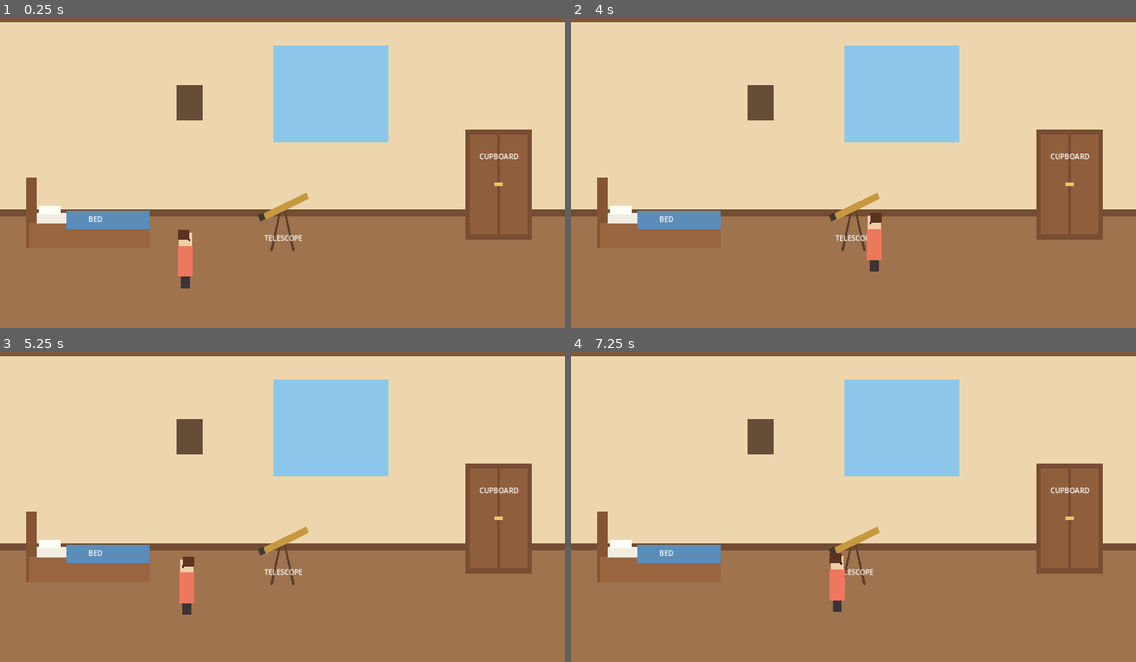
Above: before the commit, frames 1-4 (two rows, left to right).
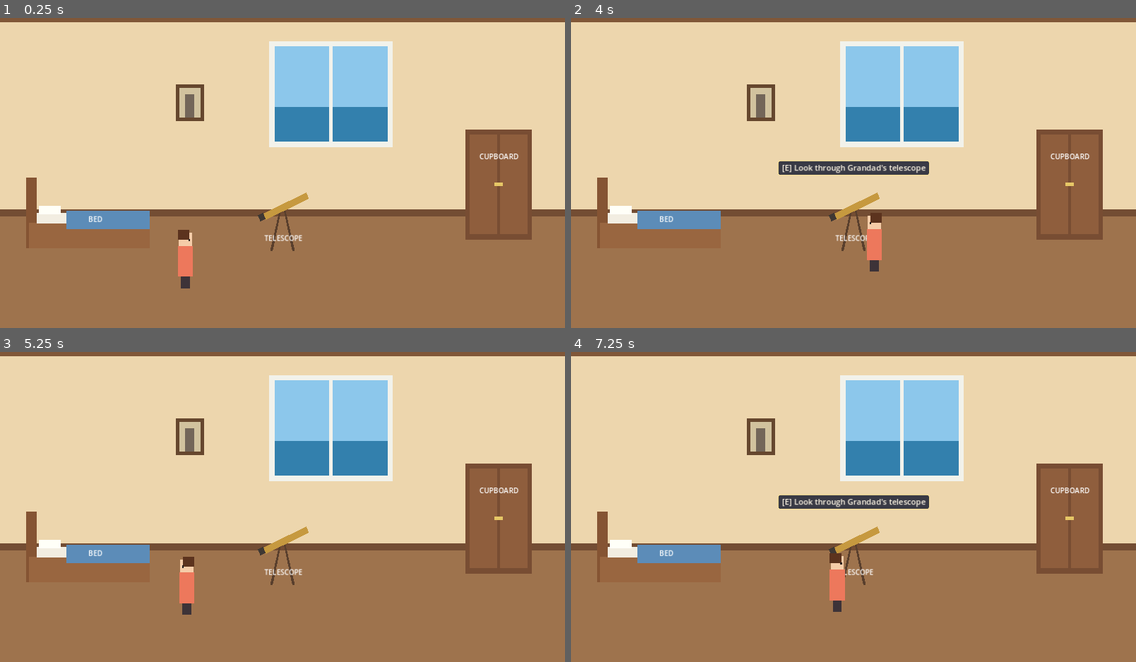
Above: after the commit, the same moments.

Repository: samjm000/Fellwell_island
Game: Godot game, scene res://scenes/rooms/stellas_room.tscn
Two runs of this game, one before a commit and one after it. Both use one fixed random seed, a clock stepped at 60 frames per second and the inputs below.
Inputs:
- Up to frame 1 (0.25 s): no input
- Up to frame 2 (4 s): tap Enter at 0.5 s; hold D (move_right) 0.53-1.28 s; hold E (interact, bound only after the commit) 0.53-1.28 s; hold S (move_down) 1.28-2.03 s; tap E (interact, bound only after the commit) at 1.35, 2.85 s; tap Space at 2 s; hold D (move_right) 2.03-2.78 s; hold E (interact, bound only after the commit) 2.03-2.78 s; hold W (move_up) 2.78-3.53 s; hold A (move_left) from 3.53 s (still down); hold E (interact, bound only after the commit) from 3.53 s (still down)
- Up to frame 3 (5.25 s): release E (interact, bound only after the commit) at 4.28 s; tap E (interact, bound only after the commit) at 4.35 s; release A (move_left) at 5.03 s; hold S (move_down) from 5.03 s (still down); hold E (interact, bound only after the commit) from 5.03 s (still down)
- Up to frame 4 (7.25 s): release S (move_down) at 5.78 s; release E (interact, bound only after the commit) at 5.78 s; hold D (move_right) 5.78-6.53 s; tap E (interact, bound only after the commit) at 5.85 s; hold W (move_up) from 6.53 s (still down); hold E (interact, bound only after the commit) from 6.53 s (still down)

The runs differ from the first frame. In frame 1, 4.1% of the frame differs, in the area x 31-70%, y 7-42%; in frame 2, 5.3%, in the area x 31-70%, y 7-51%; in frame 3, 4.1%; in frame 4, 5.3%.

Commit message:
feat: add reusable interaction system
Interactable (Area2D base class + scene) exposes interaction_name,
interaction_prompt, priority and interact(actor). Stella carries an
InteractionDetector that focuses the highest-priority, nearest valid
interactable; a floating prompt follows focus via signals. Bed, telescope,
cupboard, window and photograph are now interactables.

Co-Authored-By: Claude Opus 5.5 <noreply@anthropic.com>

Diff:
--- a/project.godot
+++ b/project.godot
@@ -49,6 +49,14 @@
 Object(InputEventKey,"resource_local_to_scene":false,"resource_name":"","device":-1,"window_id":0,"alt_pressed":false," …(184 unchanged characters)…
 ]
 }
+interact={
+"deadzone": 0.5,
+"events": [Object(InputEventKey,"resource_local_to_scene":false,"resource_name":"","device":-1,"window_id":0,"alt_pressed":false,"shift_pressed":false,"ctrl_pressed":false,"meta_pressed":false,"pressed":false,"keycode":0,"physical_keycode":69,"key_label":0,"unicode":0,"location":0,"echo":false,"script":null),
+Object(InputEventKey,"resource_local_to_scene":false,"resource_name":"","device":-1,"window_id":0,"alt_pressed":false,"shift_pressed":false,"ctrl_pressed":false,"meta_pressed":false,"pressed":false,"keycode":0,"physical_keycode":32,"key_label":0,"unicode":0,"location":0,"echo":false,"script":null),
+Object(InputEventKey,"resource_local_to_scene":false,"resource_name":"","device":-1,"window_id":0,"alt_pressed":false,"shift_pressed":false,"ctrl_pressed":false,"meta_pressed":false,"pressed":false,"keycode":0,"physical_keycode":4194309,"key_label":0,"unicode":0,"location":0,"echo":false,"script":null),
+Object(InputEventKey,"resource_local_to_scene":false,"resource_name":"","device":-1,"window_id":0,"alt_pressed":false,"shift_pressed":false,"ctrl_pressed":false,"meta_pressed":false,"pressed":false,"keycode":0,"physical_keycode":4194310,"key_label":0,"unicode":0,"location":0,"echo":false,"script":null)
+]
+}
 
 [layer_names]
 
--- a/scenes/characters/stella.tscn
+++ b/scenes/characters/stella.tscn
@@ -1,9 +1,13 @@
 [gd_scene format=3]
 
 [ext_resource type="Script" path="res://scripts/characters/stella.gd" id="1_stella"]
+[ext_resource type="Script" path="res://scripts/interactables/interaction_detector.gd" id="2_detector"]
 
 [sub_resource type="RectangleShape2D" id="RectangleShape2D_feet"]
 size = Vector2(30, 14)
+
+[sub_resource type="RectangleShape2D" id="RectangleShape2D_reach"]
+size = Vector2(70, 40)
 
 [node name="Stella" type="CharacterBody2D" groups=["player"]]
 collision_layer = 2
@@ -55,3 +59,14 @@
 offset_bottom = -107.0
 mouse_filter = 2
 color = Color(0.15, 0.12, 0.12, 1)
+
+[node name="InteractionDetector" type="Area2D" parent="."]
+unique_name_in_owner = true
+collision_layer = 0
+collision_mask = 4
+monitorable = false
+script = ExtResource("2_detector")
+
+[node name="Reach" type="CollisionShape2D" parent="InteractionDetector"]
+position = Vector2(0, -12)
+shape = SubResource("RectangleShape2D_reach")
--- a/scenes/interactables/bed.tscn
+++ b/scenes/interactables/bed.tscn
@@ -1,9 +1,21 @@
 [gd_scene format=3]
+
+[ext_resource type="PackedScene" path="res://scenes/interactables/interactable.tscn" id="1_base"]
+
+[sub_resource type="RectangleShape2D" id="RectangleShape2D_reach"]
+size = Vector2(300, 130)
 
 [sub_resource type="RectangleShape2D" id="RectangleShape2D_footprint"]
 size = Vector2(270, 60)
 
-[node name="Bed" type="Node2D"]
+[node name="Bed" instance=ExtResource("1_base")]
+interaction_name = "Bed"
+interaction_prompt = "Look at"
+prompt_offset = Vector2(0, -190)
+
+[node name="Reach" type="CollisionShape2D" parent="."]
+position = Vector2(0, 0)
+shape = SubResource("RectangleShape2D_reach")
 
 [node name="Body" type="StaticBody2D" parent="."]
 
--- a/scenes/interactables/cupboard.tscn
+++ b/scenes/interactables/cupboard.tscn
@@ -1,9 +1,21 @@
 [gd_scene format=3]
+
+[ext_resource type="PackedScene" path="res://scenes/interactables/interactable.tscn" id="1_base"]
+
+[sub_resource type="RectangleShape2D" id="RectangleShape2D_reach"]
+size = Vector2(190, 110)
 
 [sub_resource type="RectangleShape2D" id="RectangleShape2D_footprint"]
 size = Vector2(150, 46)
 
-[node name="Cupboard" type="Node2D"]
+[node name="Cupboard" instance=ExtResource("1_base")]
+interaction_name = "Cupboard"
+interaction_prompt = "Open"
+prompt_offset = Vector2(0, -275)
+
+[node name="Reach" type="CollisionShape2D" parent="."]
+position = Vector2(0, 10)
+shape = SubResource("RectangleShape2D_reach")
 
 [node name="Body" type="StaticBody2D" parent="."]
 
--- /dev/null
+++ b/scenes/interactables/interactable.tscn
@@ -0,0 +1,9 @@
+[gd_scene format=3]
+
+[ext_resource type="Script" path="res://scripts/interactables/interactable.gd" id="1_interactable"]
+
+[node name="Interactable" type="Area2D"]
+collision_layer = 4
+collision_mask = 0
+monitoring = false
+script = ExtResource("1_interactable")
--- a/scenes/interactables/telescope.tscn
+++ b/scenes/interactables/telescope.tscn
@@ -1,9 +1,21 @@
 [gd_scene format=3]
+
+[ext_resource type="PackedScene" path="res://scenes/interactables/interactable.tscn" id="1_base"]
+
+[sub_resource type="RectangleShape2D" id="RectangleShape2D_reach"]
+size = Vector2(150, 110)
 
 [sub_resource type="RectangleShape2D" id="RectangleShape2D_footprint"]
 size = Vector2(56, 20)
 
-[node name="Telescope" type="Node2D"]
+[node name="Telescope" instance=ExtResource("1_base")]
+interaction_name = "Grandad's telescope"
+interaction_prompt = "Look through"
+prompt_offset = Vector2(0, -170)
+
+[node name="Reach" type="CollisionShape2D" parent="."]
+position = Vector2(0, 0)
+shape = SubResource("RectangleShape2D_reach")
 
 [node name="Body" type="StaticBody2D" parent="."]
 
--- a/scenes/rooms/stellas_room.tscn
+++ b/scenes/rooms/stellas_room.tscn
@@ -4,6 +4,9 @@
 [ext_resource type="PackedScene" path="res://scenes/interactables/bed.tscn" id="2_bed"]
 [ext_resource type="PackedScene" path="res://scenes/interactables/telescope.tscn" id="3_telescope"]
 [ext_resource type="PackedScene" path="res://scenes/interactables/cupboard.tscn" id="4_cupboard"]
+[ext_resource type="PackedScene" path="res://scenes/interactables/interactable.tscn" id="5_interactable"]
+[ext_resource type="Script" path="res://scripts/rooms/stellas_room.gd" id="6_room"]
+[ext_resource type="PackedScene" path="res://scenes/ui/interaction_prompt.tscn" id="7_prompt"]
 
 [sub_resource type="RectangleShape2D" id="RectangleShape2D_horizontal"]
 size = Vector2(1280, 60)
@@ -11,7 +14,14 @@
 [sub_resource type="RectangleShape2D" id="RectangleShape2D_vertical"]
 size = Vector2(60, 400)
 
+[sub_resource type="RectangleShape2D" id="RectangleShape2D_window_reach"]
+size = Vector2(220, 70)
+
+[sub_resource type="RectangleShape2D" id="RectangleShape2D_photo_reach"]
+size = Vector2(100, 70)
+
 [node name="StellasRoom" type="Node2D"]
+script = ExtResource("6_room")
 
 [node name="Background" type="Node2D" parent="."]
 
@@ -41,21 +51,85 @@
 mouse_filter = 2
 color = Color(0.45, 0.3, 0.2, 1)
 
-[node name="PlaceholderWindow" type="ColorRect" parent="Background"]
-offset_left = 620.0
-offset_top = 80.0
-offset_right = 880.0
-offset_bottom = 300.0
+[node name="WallObjects" type="Node2D" parent="."]
+
+[node name="Window" parent="WallObjects" instance=ExtResource("5_interactable")]
+position = Vector2(750, 480)
+interaction_name = "Window"
+prompt_offset = Vector2(0, -170)
+
+[node name="Reach" type="CollisionShape2D" parent="WallObjects/Window"]
+position = Vector2(0, 10)
+shape = SubResource("RectangleShape2D_window_reach")
+
+[node name="Visual" type="Node2D" parent="WallObjects/Window"]
+
+[node name="PlaceholderFrame" type="ColorRect" parent="WallObjects/Window/Visual"]
+offset_left = -140.0
+offset_top = -410.0
+offset_right = 140.0
+offset_bottom = -170.0
+mouse_filter = 2
+color = Color(0.95, 0.95, 0.92, 1)
+
+[node name="PlaceholderSky" type="ColorRect" parent="WallObjects/Window/Visual"]
+offset_left = -128.0
+offset_top = -398.0
+offset_right = 128.0
+offset_bottom = -260.0
 mouse_filter = 2
 color = Color(0.55, 0.78, 0.92, 1)
 
-[node name="PlaceholderPhotograph" type="ColorRect" parent="Background"]
-offset_left = 400.0
-offset_top = 170.0
-offset_right = 460.0
-offset_bottom = 250.0
+[node name="PlaceholderSea" type="ColorRect" parent="WallObjects/Window/Visual"]
+offset_left = -128.0
+offset_top = -260.0
+offset_right = 128.0
+offset_bottom = -182.0
 mouse_filter = 2
-color = Color(0.4, 0.3, 0.22, 1)
+color = Color(0.2, 0.5, 0.68, 1)
+
+[node name="PlaceholderMullion" type="ColorRect" parent="WallObjects/Window/Visual"]
+offset_left = -4.0
+offset_top = -398.0
+offset_right = 4.0
+offset_bottom = -182.0
+mouse_filter = 2
+color = Color(0.95, 0.95, 0.92, 1)
+
+[node name="Photograph" parent="WallObjects" instance=ExtResource("5_interactable")]
+position = Vector2(430, 480)
+interaction_name = "Grandad's photograph"
+prompt_offset = Vector2(0, -330)
+
+[node name="Reach" type="CollisionShape2D" parent="WallObjects/Photograph"]
+position = Vector2(0, 10)
+shape = SubResource("RectangleShape2D_photo_reach")
+
+[node name="Visual" type="Node2D" parent="WallObjects/Photograph"]
+
+[node name="PlaceholderFrame" type="ColorRect" parent="WallObjects/Photograph/Visual"]
+offset_left = -32.0
+offset_top = -312.0
+offset_right = 32.0
+offset_bottom = -228.0
+mouse_filter = 2
+color = Color(0.4, 0.28, 0.18, 1)
+
+[node name="PlaceholderPicture" type="ColorRect" parent="WallObjects/Photograph/Visual"]
+offset_left = -24.0
+offset_top = -304.0
+offset_right = 24.0
+offset_bottom = -236.0
+mouse_filter = 2
+color = Color(0.82, 0.76, 0.62, 1)
+
+[node name="PlaceholderGrandad" type="ColorRect" parent="WallObjects/Photograph/Visual"]
+offset_left = -10.0
+offset_top = -290.0
+offset_right = 10.0
+offset_bottom = -236.0
+mouse_filter = 2
+color = Color(0.45, 0.4, 0.35, 1)
 
 [node name="RoomBounds" type="StaticBody2D" parent="."]
 
@@ -88,4 +162,10 @@
 position = Vector2(1130, 520)
 
 [node name="Stella" parent="Objects" instance=ExtResource("1_stella")]
+unique_name_in_owner = true
 position = Vector2(420, 630)
+
+[node name="UI" type="CanvasLayer" parent="."]
+
+[node name="InteractionPrompt" parent="UI" instance=ExtResource("7_prompt")]
+unique_name_in_owner = true
--- /dev/null
+++ b/scenes/ui/interaction_prompt.tscn
@@ -0,0 +1,30 @@
+[gd_scene format=3]
+
+[ext_resource type="Script" path="res://scripts/ui/interaction_prompt.gd" id="1_prompt"]
+
+[sub_resource type="StyleBoxFlat" id="StyleBoxFlat_bubble"]
+content_margin_left = 10.0
+content_margin_top = 4.0
+content_margin_right = 10.0
+content_margin_bottom = 4.0
+bg_color = Color(0.1, 0.12, 0.2, 0.85)
+border_width_left = 2
+border_width_top = 2
+border_width_right = 2
+border_width_bottom = 2
+border_color = Color(0.96, 0.87, 0.6, 1)
+corner_radius_top_left = 6
+corner_radius_top_right = 6
+corner_radius_bottom_right = 6
+corner_radius_bottom_left = 6
+
+[node name="InteractionPrompt" type="PanelContainer"]
+mouse_filter = 2
+theme_override_styles/panel = SubResource("StyleBoxFlat_bubble")
+script = ExtResource("1_prompt")
+
+[node name="Label" type="Label" parent="."]
+unique_name_in_owner = true
+theme_override_colors/font_color = Color(1, 0.97, 0.9, 1)
+theme_override_font_sizes/font_size = 18
+text = "[E] Look at Thing"
--- a/scripts/characters/stella.gd
+++ b/scripts/characters/stella.gd
@@ -6,6 +6,12 @@
 ## slower vertical component so moving up/down reads as stepping into or out of the
 ## room (depth) rather than climbing. The node's origin is at her feet so Y-sorting
 ## against furniture works.
+##
+## Stella never inspects what she is interacting with: her InteractionDetector picks
+## the focused Interactable and she simply calls into it.
+
+## Re-emitted from the detector so UI can follow focus without reaching into Stella.
+signal focused_interactable_changed(interactable: Interactable)
 
 @export var walk_speed: float = 240.0
 ## Multiplier applied to vertical movement to sell the side-on perspective.
@@ -16,6 +22,11 @@
 var facing: float = 1.0
 
 @onready var _visual: Node2D = %Visual
+@onready var _interaction_detector: InteractionDetector = %InteractionDetector
+
+
+func _ready() -> void:
+	_interaction_detector.focused_changed.connect(focused_interactable_changed.emit)
 
 
 func _physics_process(delta: float) -> void:
@@ -28,3 +39,8 @@
 	if not is_zero_approx(input_direction.x):
 		facing = signf(input_direction.x)
 		_visual.scale.x = facing
+
+
+func _unhandled_input(event: InputEvent) -> void:
+	if event.is_action_pressed("interact") and _interaction_detector.interact_with_focused():
+		get_viewport().set_input_as_handled()
--- /dev/null
+++ b/scripts/interactables/interactable.gd
@@ -0,0 +1,47 @@
+class_name Interactable
+extends Area2D
+## Base class for anything Stella can interact with.
+##
+## The Area2D's collision shape is the "reach" zone: an InteractionDetector that
+## overlaps it can focus and trigger this object. Subclasses override `interact()`
+## (and optionally `can_interact()` / `get_prompt_text()`) for custom behaviour.
+
+## Emitted when the prompt text or availability changes, so an open prompt can refresh.
+signal prompt_changed
+signal interacted(actor: Node2D)
+
+## Display name, e.g. "Telescope".
+@export var interaction_name: String = "Thing":
+	set(value):
+		interaction_name = value
+		prompt_changed.emit()
+## Verb shown before the name in the prompt, e.g. "Look at", "Pick up".
+@export var interaction_prompt: String = "Look at":
+	set(value):
+		interaction_prompt = value
+		prompt_changed.emit()
+## When several interactables are in reach, the highest priority wins; ties go to the nearest.
+@export var interaction_priority: int = 0
+@export var enabled: bool = true:
+	set(value):
+		enabled = value
+		prompt_changed.emit()
+## Where the prompt appears, relative to this node's origin.
+@export var prompt_offset: Vector2 = Vector2(0, -140)
+
+
+func can_interact(_actor: Node2D) -> bool:
+	return enabled
+
+
+func get_prompt_text() -> String:
+	return "%s %s" % [interaction_prompt, interaction_name]
+
+
+func get_prompt_position() -> Vector2:
+	return global_position + prompt_offset
+
+
+func interact(actor: Node2D) -> void:
+	interacted.emit(actor)
+	print("Interacted with %s" % interaction_name)
--- /dev/null
+++ b/scripts/interactables/interaction_detector.gd
@@ -0,0 +1,69 @@
+class_name InteractionDetector
+extends Area2D
+## Tracks which Interactable is currently in focus for its actor.
+##
+## Overlapping interactables are candidates; the focused one is the highest
+## priority, then the nearest. Focus is re-evaluated every physics frame because an
+## object's availability can change without anything entering or leaving the area
+## (e.g. Lemon being picked up). This only runs on the player, so the cost is trivial.
+
+signal focused_changed(interactable: Interactable)
+
+## The node performing interactions. Defaults to the parent.
+@export var actor: Node2D
+
+var focused: Interactable = null
+
+var _candidates: Array[Interactable] = []
+
+
+func _ready() -> void:
+	if actor == null:
+		actor = get_parent() as Node2D
+	area_entered.connect(_on_area_entered)
+	area_exited.connect(_on_area_exited)
+
+
+func _physics_process(_delta: float) -> void:
+	_set_focused(_find_best_candidate())
+
+
+## Triggers the focused interactable. Returns false if nothing was in focus.
+func interact_with_focused() -> bool:
+	if focused == null or not is_instance_valid(focused) or not focused.can_interact(actor):
+		return false
+	focused.interact(actor)
+	return true
+
+
+func _find_best_candidate() -> Interactable:
+	var best: Interactable = null
+	var best_distance := INF
+	for candidate in _candidates:
+		if not is_instance_valid(candidate) or not candidate.can_interact(actor):
+			continue
+		var distance := actor.global_position.distance_squared_to(candidate.global_position)
+		var is_better := best == null \
+				or candidate.interaction_priority > best.interaction_priority \
+				or (candidate.interaction_priority == best.interaction_priority and distance < best_distance)
+		if is_better:
+			best = candidate
+			best_distance = distance
+	return best
+
+
+func _set_focused(interactable: Interactable) -> void:
+	if interactable == focused:
+		return
+	focused = interactable
+	focused_changed.emit(focused)
+
+
+func _on_area_entered(area: Area2D) -> void:
+	if area is Interactable and not _candidates.has(area):
+		_candidates.append(area)
+
+
+func _on_area_exited(area: Area2D) -> void:
+	if area is Interactable:
+		_candidates.erase(area)
--- /dev/null
+++ b/scripts/rooms/stellas_room.gd
@@ -0,0 +1,10 @@
+extends Node2D
+## Stella's bedroom. Rooms only wire their own pieces together; behaviour lives in
+## the reusable characters, interactables and UI they contain.
+
+@onready var _stella: Stella = %Stella
+@onready var _interaction_prompt: Control = %InteractionPrompt
+
+
+func _ready() -> void:
+	_stella.focused_interactable_changed.connect(_interaction_prompt.set_target)
--- /dev/null
+++ b/scripts/ui/interaction_prompt.gd
@@ -0,0 +1,46 @@
+extends PanelContainer
+## Small "[E] Look at Telescope" bubble that floats above the focused interactable.
+##
+## Fed by whoever owns the detector (the room wires Stella's focus signal here), so
+## the prompt has no knowledge of the player or the scene tree layout.
+
+@export var key_hint: String = "E"
+
+var _target: Interactable = null
+
+@onready var _label: Label = %Label
+
+
+func _ready() -> void:
+	_refresh()
+
+
+func set_target(interactable: Interactable) -> void:
+	if _target != null and is_instance_valid(_target):
+		_target.prompt_changed.disconnect(_refresh)
+	_target = interactable
+	if _target != null:
+		_target.prompt_changed.connect(_refresh)
+	_refresh()
+
+
+func _process(_delta: float) -> void:
+	if not visible:
+		return
+	if _target == null or not is_instance_valid(_target):
+		set_target(null)
+		return
+	# Interactables live in world space; convert to this canvas layer's screen space.
+	var screen_position := get_viewport().get_canvas_transform() * _target.get_prompt_position()
+	position = (screen_position - Vector2(size.x * 0.5, size.y)).round()
+
+
+func _refresh() -> void:
+	visible = _should_show()
+	if visible:
+		_label.text = "[%s] %s" % [key_hint, _target.get_prompt_text()]
+		reset_size()
+
+
+func _should_show() -> bool:
+	return _target != null and is_instance_valid(_target)
